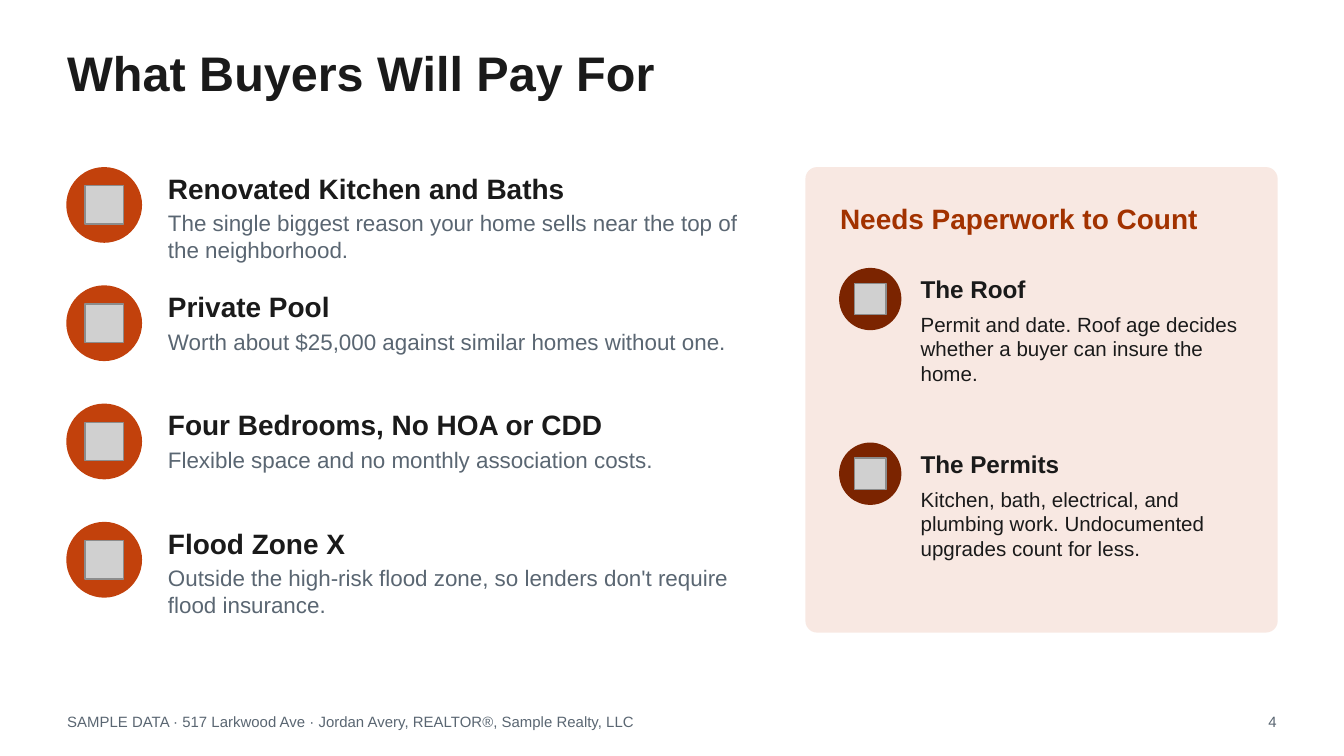
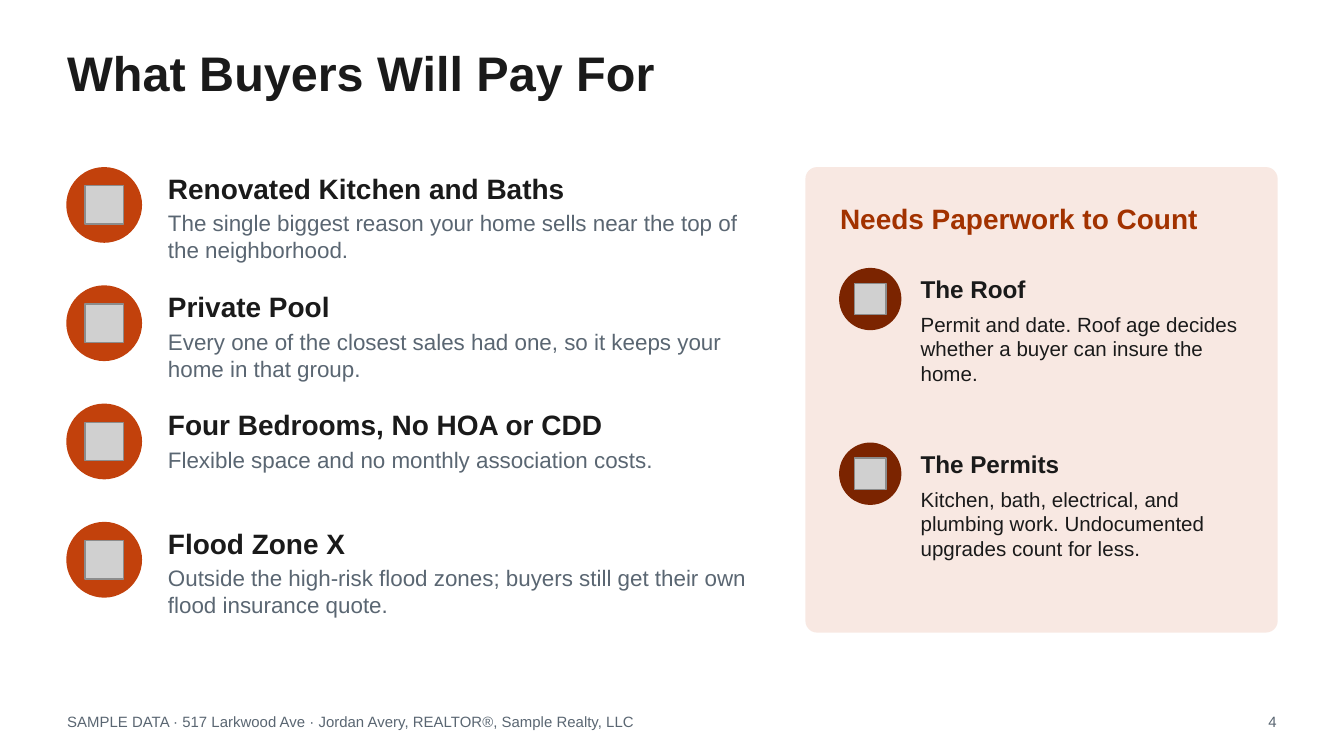
Before and after one commit to axelrivera/real-estate-skills, a slide deck: slide 4 of samples/seller-cma/517-Larkwood-Ave-Listing-Presentation.pptx. Drawn at 1344x756 pixels with LibreOffice and Linux fonts; fonts in the diff are those of the drawing; grey boxes stand for pictures. Boxes give left, top, right and bottom in pixels: in the first picture for what was removed or moved away, otherwise in the second. Text is boxed around its words. In the diff, an @@ line names an element or a change of style, - is before the commit and + after.

```diff
--- a/samples/seller-cma/517-Larkwood-Ave-Listing-Presentation.pptx
+++ b/samples/seller-cma/517-Larkwood-Ave-Listing-Presentation.pptx
@@ text at [168,334,720,382]: text changed @@
-Worth about $25,000 against similar homes without one.
+Every one of the closest sales had one, so it keeps your home in that group.
@@ text at [168,570,746,618]: text changed @@
-Outside the high-risk flood zone, so lenders don't require flood insurance.
+Outside the high-risk flood zones; buyers still get their own flood insurance quote.
```
Also in this commit, not shown: 3 other slides changed, 10 other files.
